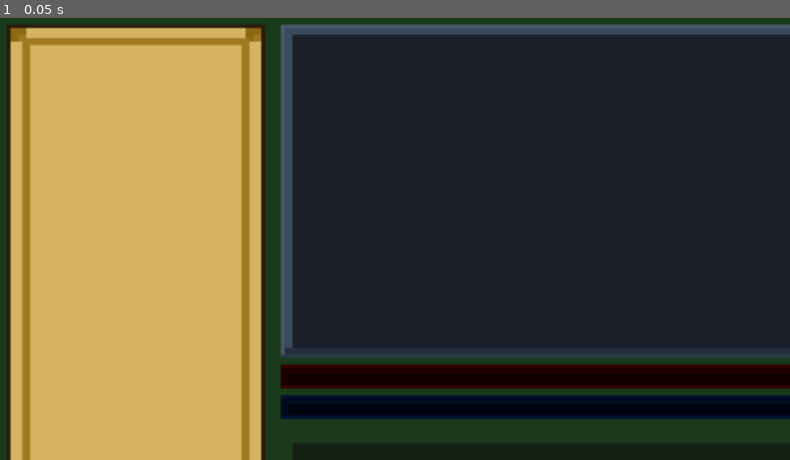
Above: before the commit, frame 1.
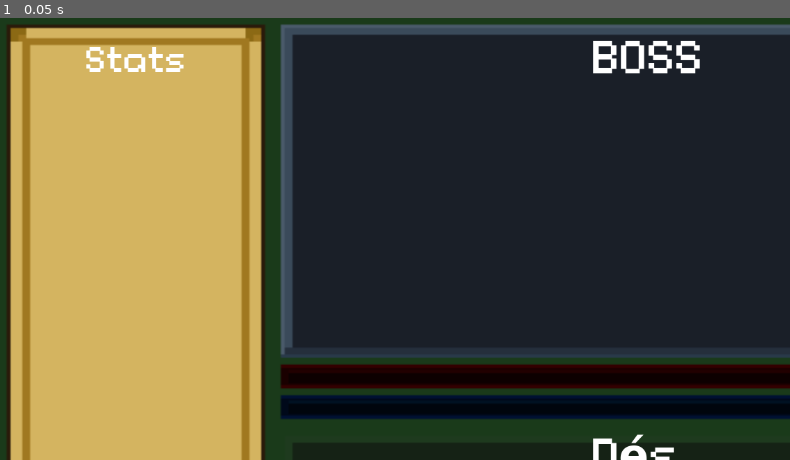
Above: after the commit, the same moment.

Repository: logan-capoen/dice-and-daggers
Game: Godot game, scene res://scenes/plateau.tscn
Two runs of this game, one before a commit and one after it. Both use one fixed random seed, a clock stepped at 60 frames per second and the inputs below. The project has no main scene, so this scene is started directly.
Inputs:
- Up to frame 1 (0.05 s): no input

The runs differ from the first frame. In frame 1, 1.1% of the frame differs, in the area x 10-89%, y 5-100%.

Commit message:
feat: the font for the tray

Diff:
--- /dev/null
+++ b/dice-and-daggers/Godot-Fontpack-d244bf6170b399a6d4d26a0d906058ddf2dafdf1/fonts/architect-s-daughter/ArchitectsDaughter32.tres
@@ -0,0 +1,8 @@
+[gd_resource type="DynamicFont" load_steps=2 format=2]
+
+[ext_resource path="res://fonts/architect-s-daughter/ArchitectsDaughter.ttf" type="DynamicFontData" id=1]
+
+[resource]
+
+size = 32
+font_data = ExtResource( 1 )
--- /dev/null
+++ b/dice-and-daggers/Godot-Fontpack-d244bf6170b399a6d4d26a0d906058ddf2dafdf1/fonts/cmu-typewriter/Typewriter.tres
@@ -0,0 +1,8 @@
+[gd_resource type="DynamicFont" load_steps=2 format=2]
+
+[ext_resource path="res://fonts/cmu-typewriter/Typewriter/cmuntt.ttf" type="DynamicFontData" id=1]
+
+[resource]
+
+size = 32
+font_data = ExtResource( 1 )
--- /dev/null
+++ b/dice-and-daggers/Godot-Fontpack-d244bf6170b399a6d4d26a0d906058ddf2dafdf1/fonts/connection_ii/ConnectionII.tres
@@ -0,0 +1,8 @@
+[gd_resource type="DynamicFont" load_steps=2 format=2]
+
+[ext_resource path="res://fonts/connection_ii/ConnectionII.otf" type="DynamicFontData" id=1]
+
+[resource]
+
+size = 30
+font_data = ExtResource( 1 )
--- /dev/null
+++ b/dice-and-daggers/Godot-Fontpack-d244bf6170b399a6d4d26a0d906058ddf2dafdf1/fonts/droid-sans/DroidSans.tres
@@ -0,0 +1,8 @@
+[gd_resource type="DynamicFont" load_steps=2 format=2]
+
+[ext_resource path="res://fonts/droid-sans/DroidSans.ttf" type="DynamicFontData" id=1]
+
+[resource]
+
+size = 32
+font_data = ExtResource( 1 )
--- /dev/null
+++ b/dice-and-daggers/Godot-Fontpack-d244bf6170b399a6d4d26a0d906058ddf2dafdf1/fonts/kirifont/Kirifont.tres
@@ -0,0 +1,10 @@
+[gd_resource type="DynamicFont" load_steps=2 format=2]
+
+[ext_resource path="res://fonts/kirifont/KiriFont.otf" type="DynamicFontData" id=1]
+
+[resource]
+
+size = 32
+extra_spacing_top = -5
+extra_spacing_bottom = -20
+font_data = ExtResource( 1 )
--- /dev/null
+++ b/dice-and-daggers/Godot-Fontpack-d244bf6170b399a6d4d26a0d906058ddf2dafdf1/fonts/linux-libertine/LinuxLibertine.tres
@@ -0,0 +1,5 @@
+[gd_resource type="DynamicFontData" format=2]
+
+[resource]
+
+font_path = "res://fonts/linux-libertine/LinLibertine_5.3.0_2012_07_02/LinLibertineOTF_5.3.0_2012_07_02/LinLibertine_R.otf"
--- /dev/null
+++ b/dice-and-daggers/Godot-Fontpack-d244bf6170b399a6d4d26a0d906058ddf2dafdf1/fonts/montreal/Montreal.tres
@@ -0,0 +1,8 @@
+[gd_resource type="DynamicFont" load_steps=2 format=2]
+
+[ext_resource path="res://fonts/montreal/Montreal-Regular.ttf" type="DynamicFontData" id=1]
+
+[resource]
+
+size = 32
+font_data = ExtResource( 1 )
--- /dev/null
+++ b/dice-and-daggers/Godot-Fontpack-d244bf6170b399a6d4d26a0d906058ddf2dafdf1/fonts/poco/Poco.tres
@@ -0,0 +1,11 @@
+[gd_resource type="DynamicFont" load_steps=2 format=2]
+
+[ext_resource path="res://fonts/poco/Poco.ttf" type="DynamicFontData" id=1]
+
+[resource]
+
+size = 40
+use_mipmaps = true
+extra_spacing_top = -18
+extra_spacing_bottom = 2
+font_data = ExtResource( 1 )
--- /dev/null
+++ b/dice-and-daggers/Godot-Fontpack-d244bf6170b399a6d4d26a0d906058ddf2dafdf1/fonts/source-code-pro/SourceCodePro.tres
@@ -0,0 +1,8 @@
+[gd_resource type="DynamicFont" load_steps=2 format=2]
+
+[ext_resource path="res://fonts/source-code-pro/source-code-pro-2.010R-ro-1.030R-it/TTF/SourceCodePro-Regular.ttf" type="DynamicFontData" id=1]
+
+[resource]
+
+size = 32
+font_data = ExtResource( 1 )
--- /dev/null
+++ b/dice-and-daggers/Godot-Fontpack-d244bf6170b399a6d4d26a0d906058ddf2dafdf1/fonts/xolonium/Xolonium.tres
@@ -0,0 +1,8 @@
+[gd_resource type="DynamicFont" load_steps=2 format=2]
+
+[ext_resource path="res://fonts/xolonium/xolonium-fonts-4.1/ttf/Xolonium-Regular.ttf" type="DynamicFontData" id=1]
+
+[resource]
+
+size = 32
+font_data = ExtResource( 1 )
--- a/dice-and-daggers/scenes/plateau.tscn
+++ b/dice-and-daggers/scenes/plateau.tscn
@@ -1,6 +1,7 @@
 [gd_scene format=3 uid="uid://bbysun1tr0e03"]
 
 [ext_resource type="Texture2D" uid="uid://cn0ekx4pl24up" path="res://background_v2.svg" id="1_7e3mn"]
+[ext_resource type="FontFile" uid="uid://c4tihvmr25k1r" path="res://Godot-Fontpack-d244bf6170b399a6d4d26a0d906058ddf2dafdf1/fonts/connection/ConnectionBold.otf" id="2_dbfg1"]
 
 [node name="Plateau" type="Node2D" unique_id=545427569]
 
@@ -16,3 +17,57 @@
 grow_horizontal = 2
 grow_vertical = 2
 texture = ExtResource("1_7e3mn")
+
+[node name="Boss" type="Label" parent="." unique_id=2146258233]
+offset_left = 865.0
+offset_top = 37.0
+offset_right = 1078.0
+offset_bottom = 148.0
+theme_override_fonts/font = ExtResource("2_dbfg1")
+theme_override_font_sizes/font_size = 64
+text = "BOSS"
+
+[node name="Des" type="Label" parent="." unique_id=1099980764]
+offset_left = 865.0
+offset_top = 603.0
+offset_right = 1078.0
+offset_bottom = 714.0
+theme_override_fonts/font = ExtResource("2_dbfg1")
+theme_override_font_sizes/font_size = 64
+text = "Dés"
+
+[node name="Coin" type="Label" parent="." unique_id=1697319143]
+offset_left = 1599.0
+offset_top = 910.0
+offset_right = 1827.0
+offset_bottom = 1021.0
+theme_override_fonts/font = ExtResource("2_dbfg1")
+theme_override_font_sizes/font_size = 64
+text = "Coin(s)"
+
+[node name="HP" type="Label" parent="." unique_id=1586282190]
+offset_left = 1542.0
+offset_top = 48.0
+offset_right = 1770.0
+offset_bottom = 159.0
+theme_override_fonts/font = ExtResource("2_dbfg1")
+theme_override_font_sizes/font_size = 48
+text = "HP"
+
+[node name="Shield" type="Label" parent="." unique_id=1594785399]
+offset_left = 1827.0
+offset_top = 48.0
+offset_right = 2055.0
+offset_bottom = 159.0
+theme_override_fonts/font = ExtResource("2_dbfg1")
+theme_override_font_sizes/font_size = 48
+text = "Shield"
+
+[node name="Infos" type="Label" parent="." unique_id=2039244058]
+offset_left = 135.0
+offset_top = 48.0
+offset_right = 285.0
+offset_bottom = 98.0
+theme_override_fonts/font = ExtResource("2_dbfg1")
+theme_override_font_sizes/font_size = 48
+text = "Stats"
Not shown, added: dice-and-daggers/Godot-Fontpack-d244bf6170b399a6d4d26a0d906058ddf2dafdf1/fonts/architect-s-daughter/Architects Daughter SIL OFL Font License.txt
Binary file added: dice-and-daggers/Godot-Fontpack-d244bf6170b399a6d4d26a0d906058ddf2dafdf1/fonts/architect-s-daughter/ArchitectsDaughter.ttf
Not shown, added: dice-and-daggers/Godot-Fontpack-d244bf6170b399a6d4d26a0d906058ddf2dafdf1/fonts/architect-s-daughter/ArchitectsDaughter.ttf.import
Not shown, added: dice-and-daggers/Godot-Fontpack-d244bf6170b399a6d4d26a0d906058ddf2dafdf1/fonts/cmu-typewriter/Typewriter/OFL-FAQ.txt
Not shown, added: dice-and-daggers/Godot-Fontpack-d244bf6170b399a6d4d26a0d906058ddf2dafdf1/fonts/cmu-typewriter/Typewriter/OFL.txt
Not shown, added: dice-and-daggers/Godot-Fontpack-d244bf6170b399a6d4d26a0d906058ddf2dafdf1/fonts/cmu-typewriter/Typewriter/README.txt
Binary file added: dice-and-daggers/Godot-Fontpack-d244bf6170b399a6d4d26a0d906058ddf2dafdf1/fonts/cmu-typewriter/Typewriter/cmunit.ttf
Not shown, added: dice-and-daggers/Godot-Fontpack-d244bf6170b399a6d4d26a0d906058ddf2dafdf1/fonts/cmu-typewriter/Typewriter/cmunit.ttf.import
Binary file added: dice-and-daggers/Godot-Fontpack-d244bf6170b399a6d4d26a0d906058ddf2dafdf1/fonts/cmu-typewriter/Typewriter/cmuntb.ttf
Not shown, added: dice-and-daggers/Godot-Fontpack-d244bf6170b399a6d4d26a0d906058ddf2dafdf1/fonts/cmu-typewriter/Typewriter/cmuntb.ttf.import
Binary file added: dice-and-daggers/Godot-Fontpack-d244bf6170b399a6d4d26a0d906058ddf2dafdf1/fonts/cmu-typewriter/Typewriter/cmuntt.ttf
Not shown, added: dice-and-daggers/Godot-Fontpack-d244bf6170b399a6d4d26a0d906058ddf2dafdf1/fonts/cmu-typewriter/Typewriter/cmuntt.ttf.import
(and 99 more such lines)
